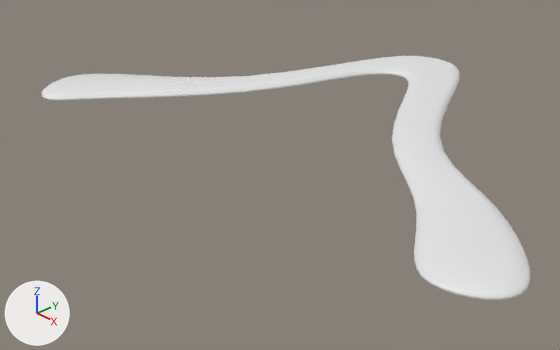
The Blender file blender/hook-vee.blend as it was, and as the next commit left it.
The view is the same before and after, from a 50 mm lens placed at (0.246, -0.288, 0.144), pointed at (-0.01, -0.047, -0.028). Every picture has the same lights, and +X, +Y and +Z are marked at lower left.
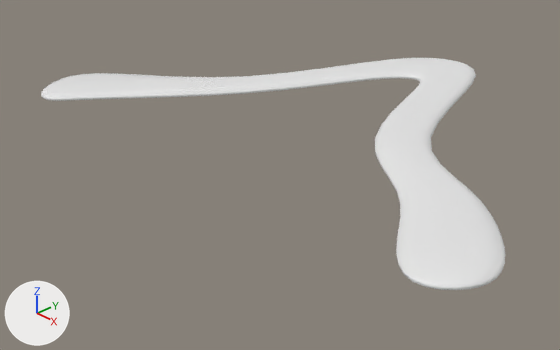
Commit message: More fiddling with the shape.

Location of each change, (x1, y1, x2, y2) in pixels of the pictures (560 x 350 px):
```json
{"object": "Plane", "change": "reshaped, moved", "before": [41, 56, 530, 300], "after": [41, 58, 506, 290]}
```

The change, as JSON lines over the scene's bpy script:
```json
{"block": "me_plane_001", "where": "# used by ob_plane; location = (0.0, 0.0, 0.0)"}
{"op": "remove", "block": "me_plane_001", "code": "me_plane_001.from_pydata(...)  # 52 vertices, 40 faces; spans x -0.144..0.151, y -0.115..0.091, z 0.0"}
{"op": "add", "block": "me_plane_001", "code": "me_plane_001.from_pydata(...)  # 52 vertices, 40 faces; spans x -0.17..0.112, y -0.088..0.121, z 0.0..0.001"}
{"block": "me_plane_001", "change": "me_plane_001 part 1: 52 of 52 vertices moved; they spanned x -0.144..0.151, y -0.115..0.091, z 0.0 and now span x -0.17..0.112, y -0.088..0.121, z 0.0..0.001; mean shift (-0.027, 0.027, 0.0); largest move (0.151, -0.086, 0.0) -> (0.112, -0.056, 0.0)"}
{"op": "set", "path": "ob_plane.location", "old": "(0.0, 0.0, 0.0)", "new": "(0.0264, -0.0269, 0.0)"}
```
